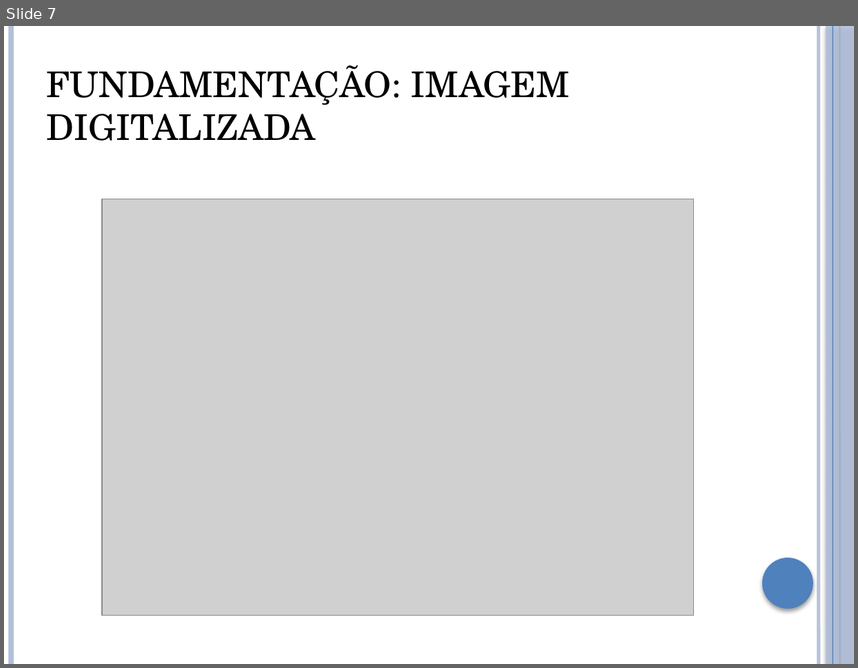
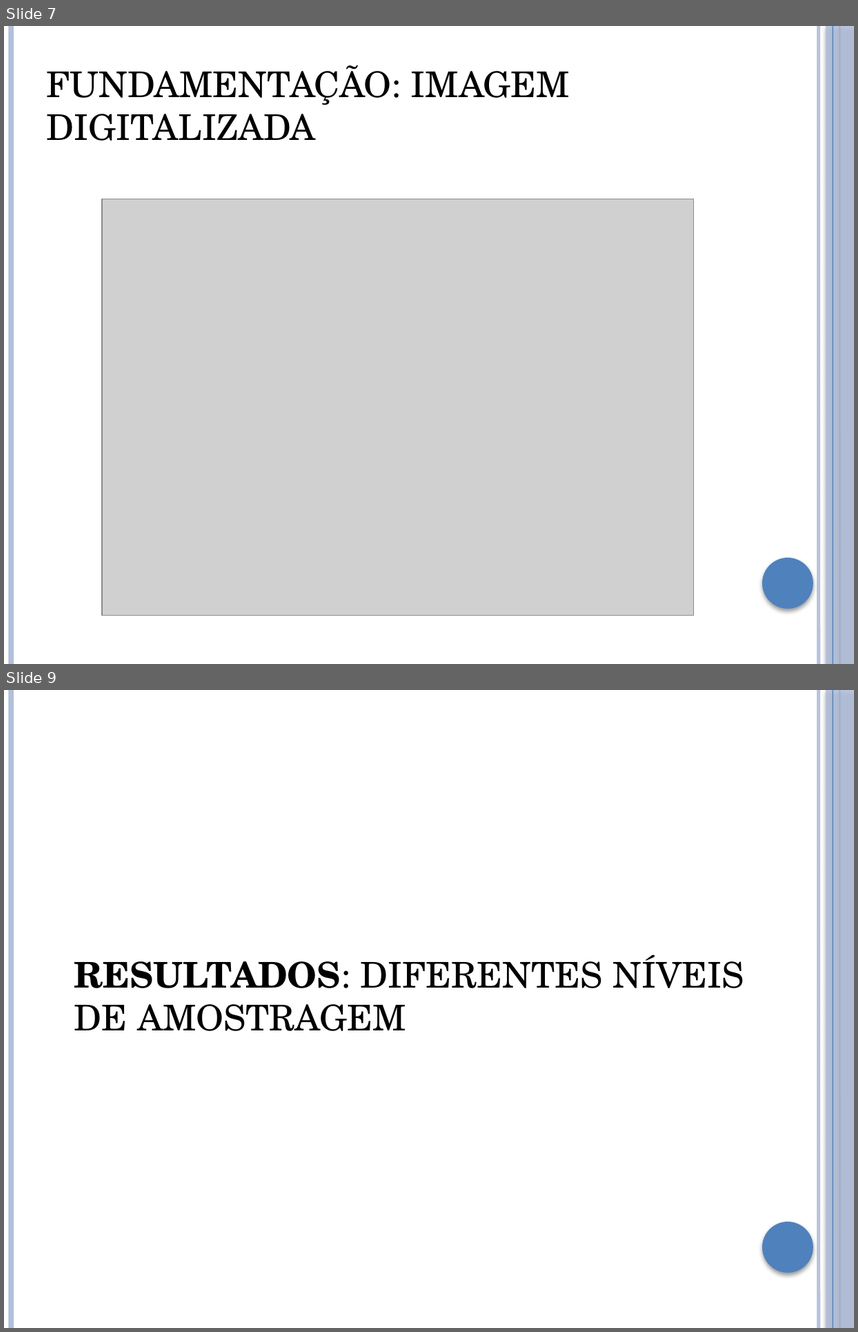
Before and after one commit to brunoliveira8/pdi, a slide deck: trabalho 2/apresentacao.pptx. Shown one above the other, each under a label of ours: slide 7 before the commit, slides 7 and 9 after it; the slides between them are not shown. The pictures are 858x668 and 858x1332 pixels, drawn with LibreOffice and Linux fonts; fonts in the diff are those of the drawing; grey boxes stand for pictures. Boxes give left, top, right and bottom in pixels: in the first picture for what was removed or moved away, otherwise in the second. Text is boxed around its words. In the diff, an @@ line names an element or a change of style, - is before the commit and + after.

```diff
--- a/trabalho 2/apresentacao.pptx
+++ b/trabalho 2/apresentacao.pptx
@@ slide 9 added at (4, 690, 854, 1328), background #FFFFFF; not listed: 6 template elements that a slide beside it also shows @@
@@ text added at (74, 954, 744, 1031), 30 pt, text #000000 @@
+RESULTADOS: DIFERENTES NÍVEIS DE AMOSTRAGEM
```
Also in this commit, not shown: 9 slides changed, 5 other slides added, 46 other files.
